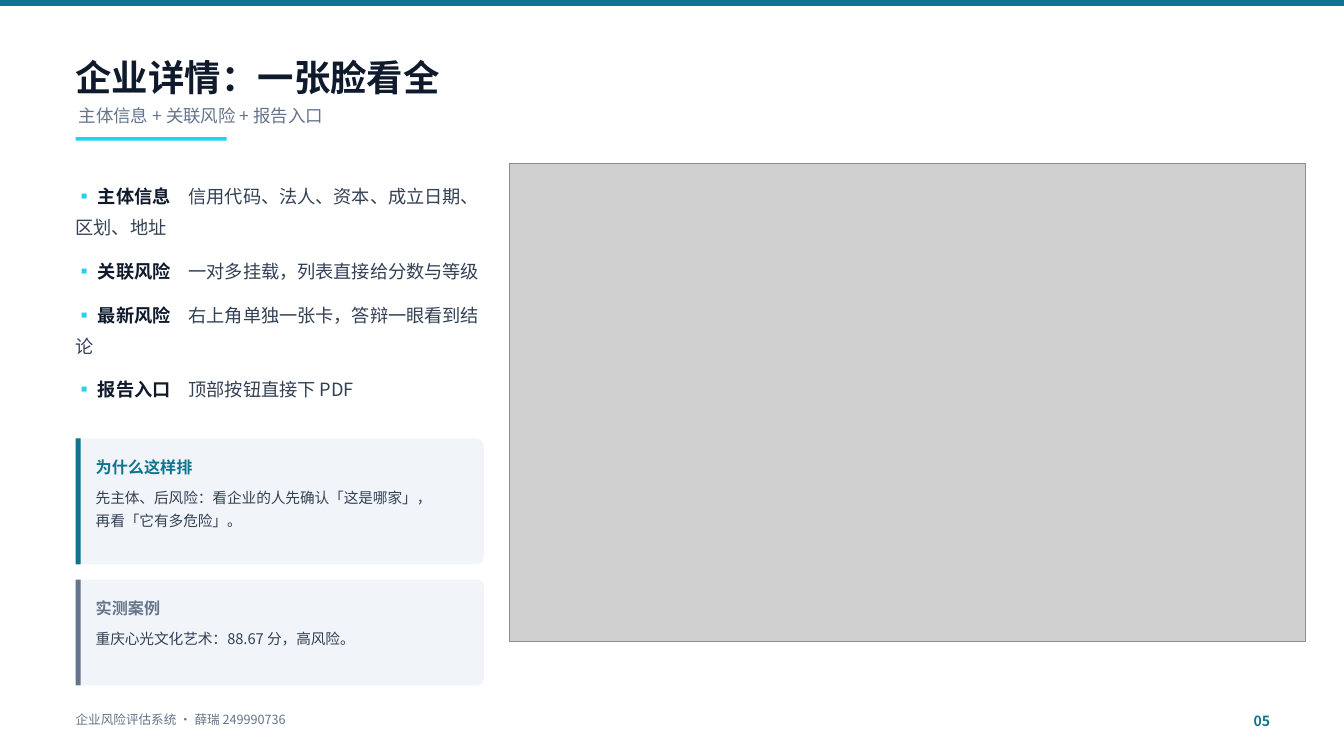
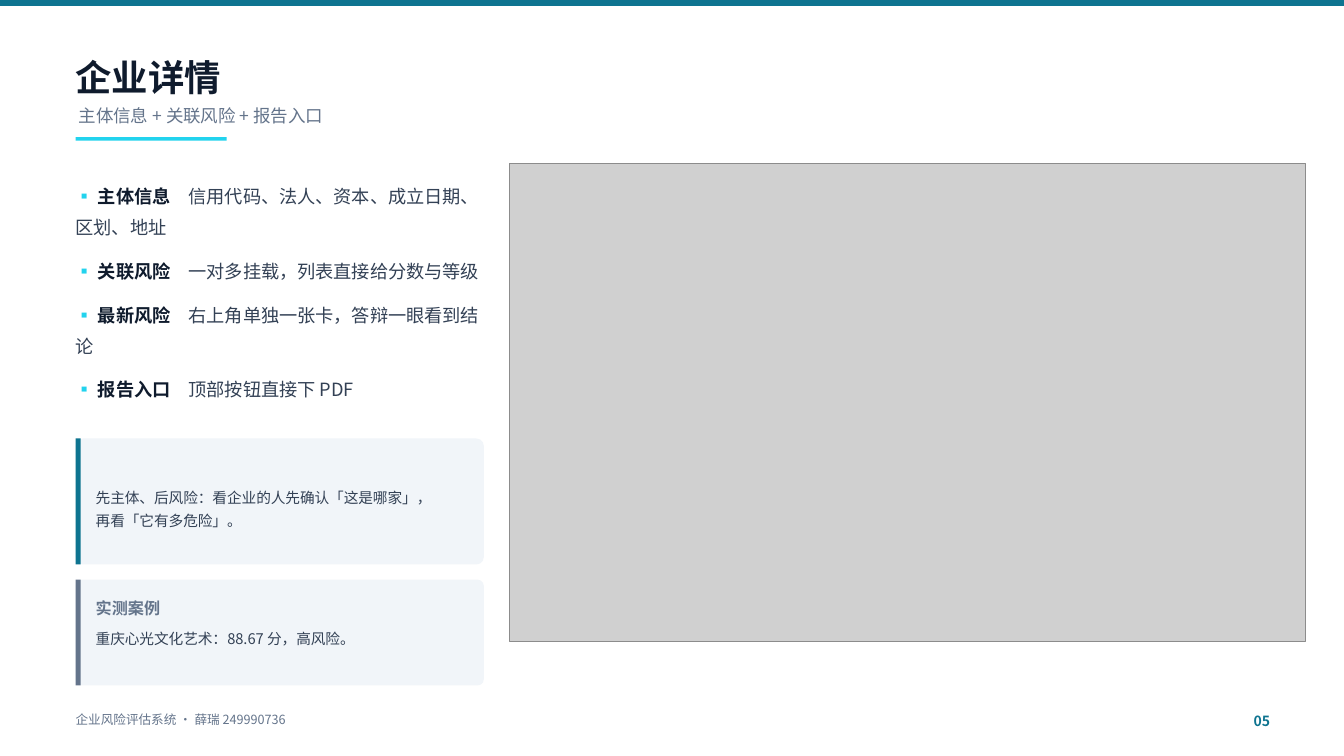
Before and after one commit to pythonlearnerX/enterprise-risk-assessment, a slide deck: slide 5 of 课次/项目17-答辩PPT/企业风险评估系统-答辩汇报-v3.pptx. Drawn at 1344x756 pixels with LibreOffice and Linux fonts; fonts in the diff are those of the drawing; grey boxes stand for pictures. Boxes give left, top, right and bottom in pixels: in the first picture for what was removed or moved away, otherwise in the second. Text is boxed around its words. In the diff, an @@ line names an element or a change of style, - is before the commit and + after.

```diff
--- a/课次/项目17-答辩PPT/企业风险评估系统-答辩汇报-v3.pptx
+++ b/课次/项目17-答辩PPT/企业风险评估系统-答辩汇报-v3.pptx
@@ text at (76,60,222,95): text changed @@
-企业详情：一张脸看全
+企业详情
@@ text removed at (96,459,193,475) @@
-为什么这样排
```
Also in this commit, not shown: 12 other slides changed, 11 other files.
